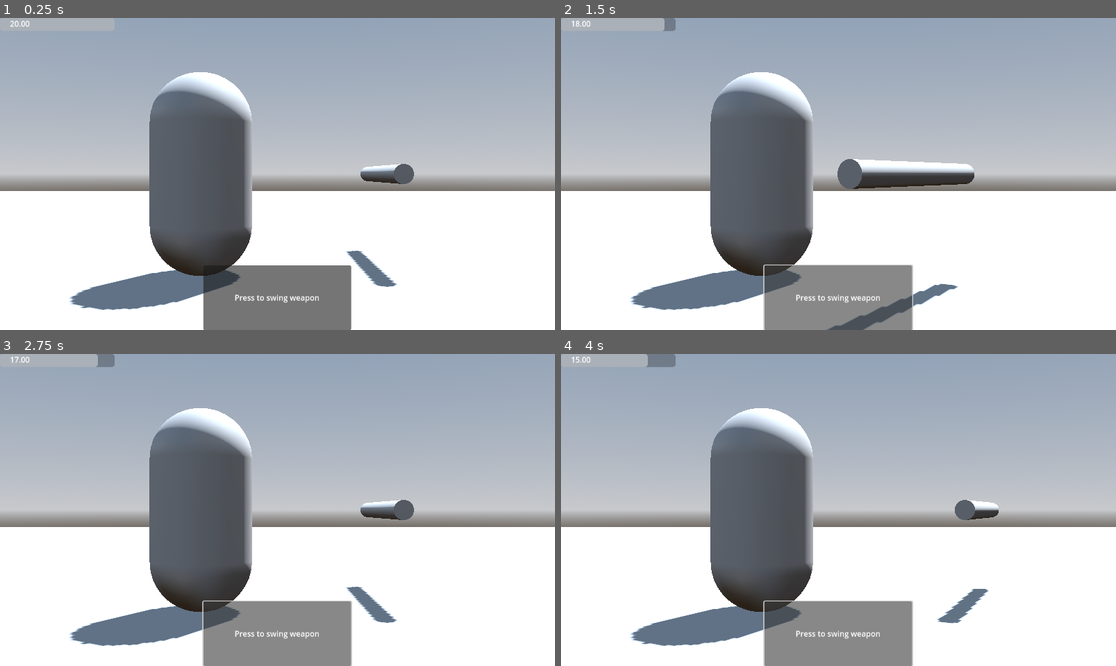
Above: before the commit, frames 1-4 (two rows, left to right).
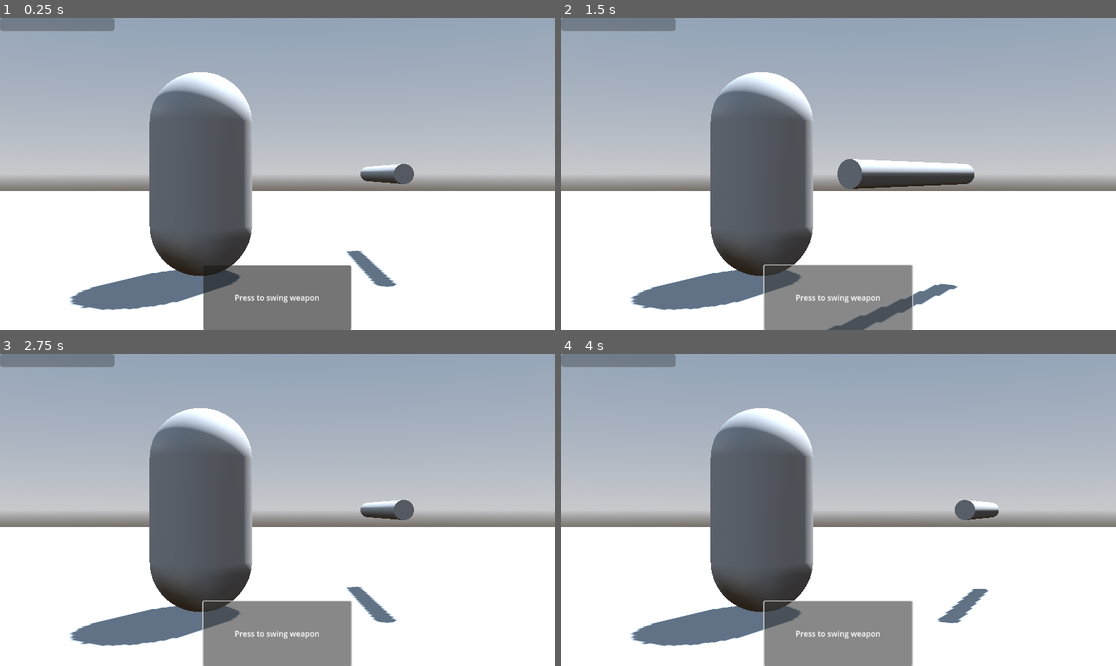
Above: after the commit, the same moments.

Repository: Electroshockist/Health
Game: Godot game, scene res://Demo/Demo.tscn
The game is run twice, just before and just after one commit, with the same random seed, the same clock (stepped at 60 frames per second) and the same inputs.
Inputs:
- Up to frame 1 (0.25 s): no input
- Up to frame 2 (1.5 s): click "Press to swing weapon" at 0.5 s; click "Press to swing weapon" at 1.25 s
- Up to frame 3 (2.75 s): click "Press to swing weapon" at 2 s
- Up to frame 4 (4 s): tap Enter at 2.75, 3.5 s; tap Down (Damage) at 2.85, 3.8 s; tap Up (Heal) at 3.05, 3.6 s

The runs differ from the first frame. In frame 1, 0.9% of the frame differs, in the area x 0-21%, y 0-5%; in frame 2, 0.8%; in frame 3, 0.7%; in frame 4, 0.7%.

Commit message:
Small fixes
Made it easier to use health progressbar
started work on billboarded health bars

Diff:
--- a/Demo/Health HUD.tscn
+++ b/Demo/Health HUD.tscn
@@ -1,7 +1,7 @@
 [gd_scene load_steps=3 format=3 uid="uid://ctfbt3o2fjqhg"]
 
-[ext_resource type="Script" path="res://Scripts/Health ProgressBar.gd" id="1_c1jfl"]
-[ext_resource type="Script" path="res://Demo/health_hud.gd" id="1_m1st1"]
+[ext_resource type="Script" path="res://Project/Health/Scripts/Health ProgressBar.gd" id="1_c1jfl"]
+[ext_resource type="Script" path="res://Project/Health/Demo/HealthHud.gd" id="1_m1st1"]
 
 [node name="HealthUI" type="Control"]
 layout_mode = 3
--- /dev/null
+++ b/Demo/HealthHud.gd
@@ -0,0 +1,5 @@
+@tool
+class_name HealthHud
+extends Control
+
+@export var health: Health
--- a/Demo/health_hud.gd
+++ /dev/null
@@ -1,13 +0,0 @@
-extends Control
-
-@export var _health: Health
-
-@export var heal_amount := 2.3
-@export var damage_amount := 3.1
-
-
-func _input(event: InputEvent) -> void:
-	if event.is_action_released("Heal"):
-		_health.heal(heal_amount)
-	elif event.is_action_released("Damage"):
-		_health.damage(damage_amount)
--- a/Scripts/Health ProgressBar.gd
+++ b/Scripts/Health ProgressBar.gd
@@ -1,5 +1,5 @@
 extends ProgressBar
-@export var _health: Health
+@onready var _health: Health = $"..".health
 
 @onready var label: Label = $Label
 
--- a/Scripts/Health.gd
+++ b/Scripts/Health.gd
@@ -28,7 +28,6 @@
 	set(value):
 		if value != current_health:
 			current_health = value
-			print(current_health)
 			# Depletion
 			if current_health <= 0:
 				current_health = 0
--- /dev/null
+++ b/billboard_health.tscn
@@ -0,0 +1,7 @@
+[gd_scene format=3 uid="uid://4r67u7ll77nr"]
+
+[node name="BillboardHealth" type="Sprite3D"]
+
+[node name="NinePatchRect" type="NinePatchRect" parent="."]
+offset_right = 40.0
+offset_bottom = 40.0
